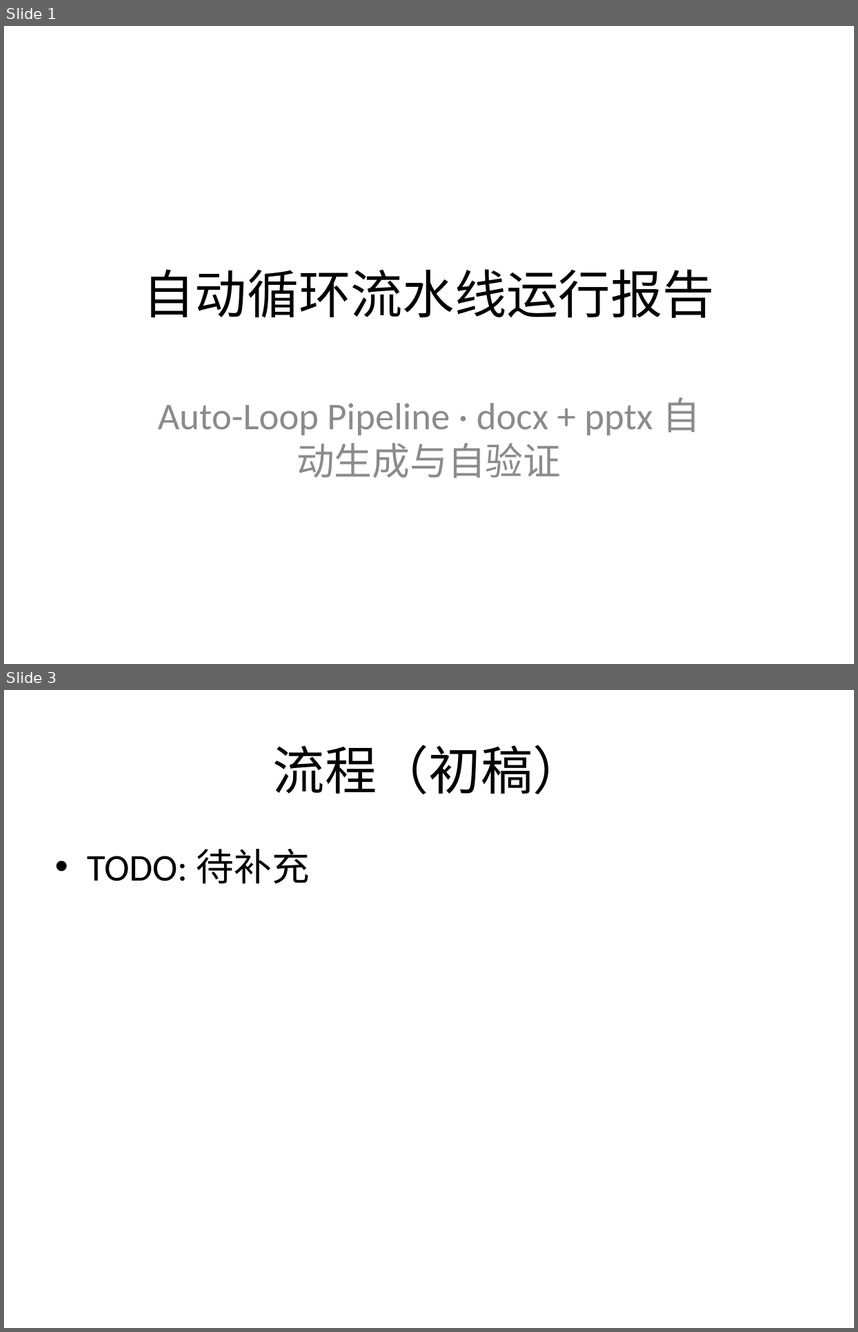
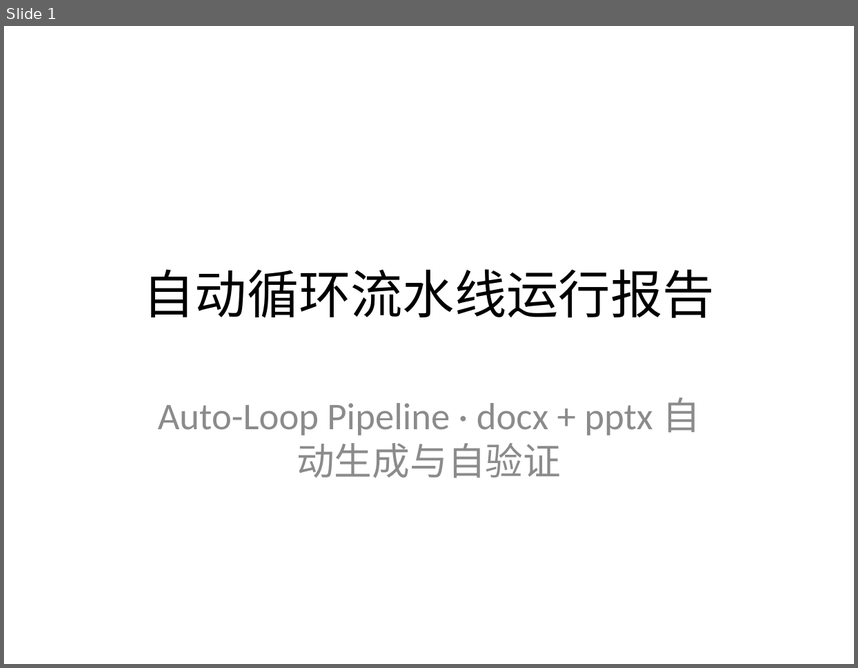
Before and after one commit to mqgg5630-cyber/test-auto-arena, a slide deck: output/slides/deck.pptx. Shown one above the other, each under a label of ours: slides 1 and 3 before the commit, slide 1 after it; the slides between them are not shown. The pictures are 858x1332 and 858x668 pixels, drawn with LibreOffice and Linux fonts; fonts in the diff are those of the drawing. Boxes give left, top, right and bottom in pixels: in the first picture for what was removed or moved away, otherwise in the second. Text is boxed around its words. In the diff, an @@ line names an element or a change of style, - is before the commit and + after.

```diff
--- a/output/slides/deck.pptx
+++ b/output/slides/deck.pptx
@@ slide 3 removed at [4,690,854,1328], background #FFFFFF @@
@@ title removed at [273,745,585,794] @@
-流程（初稿）
@@ text removed at [87,849,310,884] @@
-• TODO: 待补充
```
Also in this commit, not shown: 1 slide changed, 5 slides added, 4 other files.
